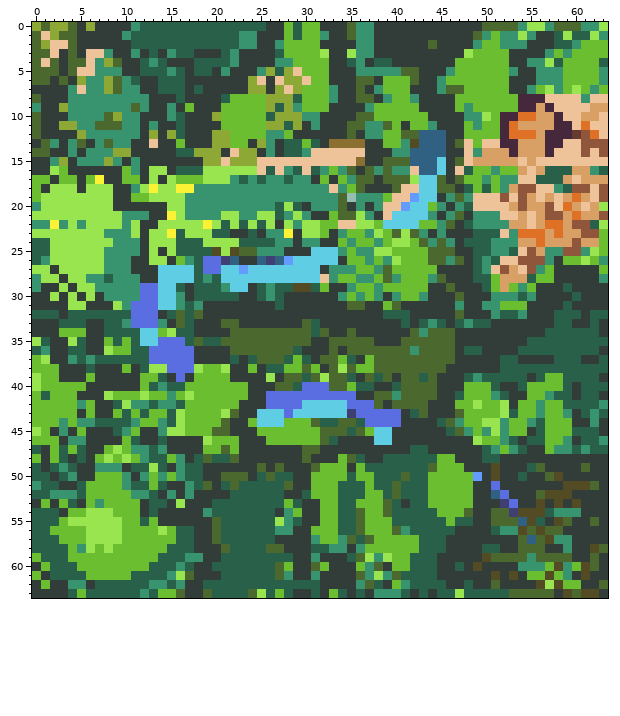
Pixel-art file, stored at sprite_wip/Sprite-0003_forest.aseprite. That is the earlier state.
64x64 pixels, 1 frame.
The result:
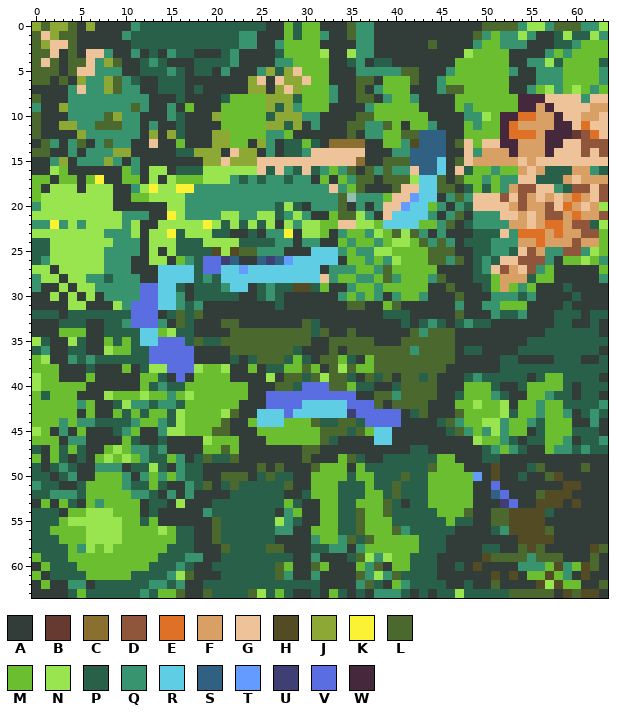
Palette (. is transparent): A #323c39  B #663931  C #8a6f30  D #8f563b  E #df7126  F #d9a066  G #eec39a  H #524b24  J #8da834  K #fbf236  L #4b692f  M #6abe30  N #99e550  P #29604a  Q #37946e  R #5fcde4  S #306082  T #639bff  U #3f3f74  V #5b6ee1  W #45283c
Changes in this commit:
--- layer "Layer 1"
@@ x 51..63 @@
 50 HAAPAALHAAAAA
-51 VAAAAAAAHHHLA
+51 VAAAAAAAHHAAA
 52 SVAAALHHHAAAA
-53 AUVAAHAHAHAAA
-54 LLUHHHPQQQAAA
-55 LLLSHPAHLAALA
-56 PQQHLHLLAAAAA
-57 AAALSLHQQAAAA
-58 PAALLLAAQAAHL
-59 LLLLQLLLLAALA
+53 AUVAAHHHAHAAA
+54 LLHHHHPAAAAAA
+55 LLHHHHAAAAAAA
+56 PQHHHHLAAAAAA
+57 AAAHHHHAAAAAA
+58 PAALHLAAAAAHL
+59 LLLLQLLLAAALA
 60 AAAQQQMHQMHLA
Pixel boxes of the changes (left, top, right, bottom) in both pictures:
changed: (509, 481, 599, 562)
